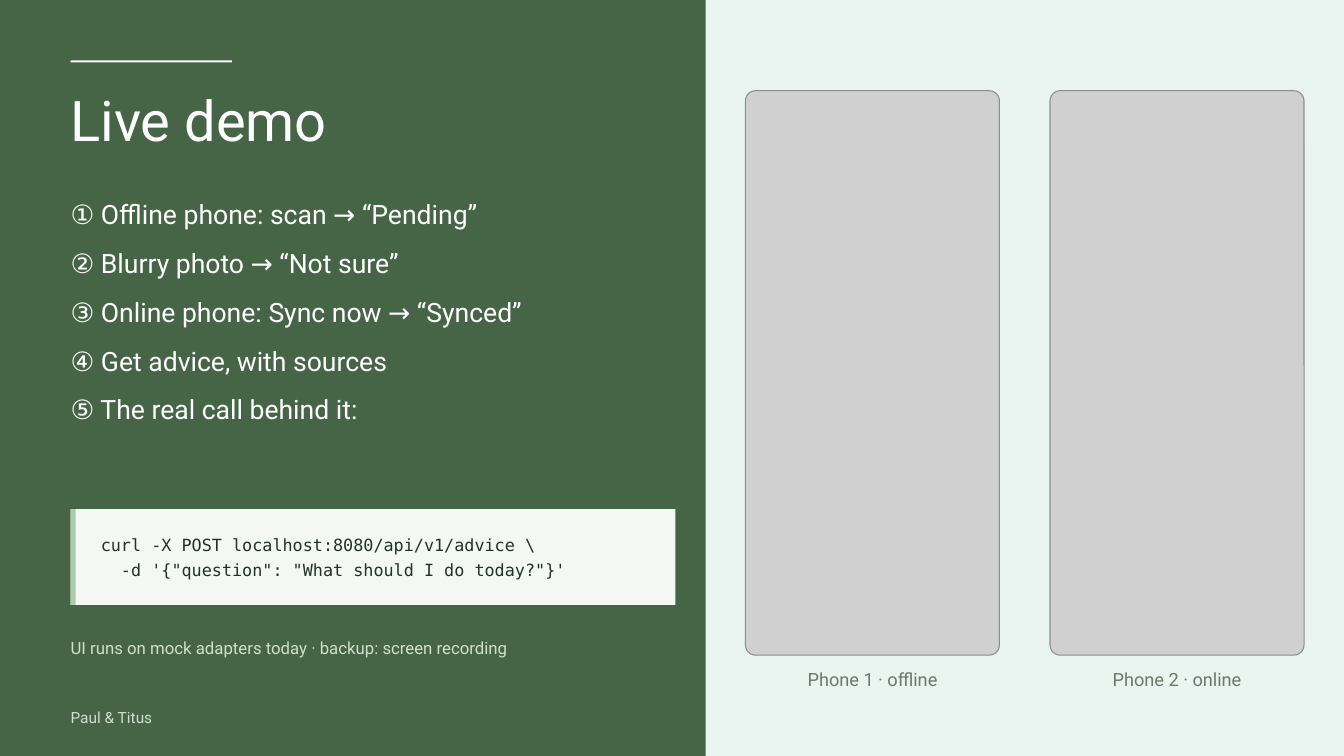
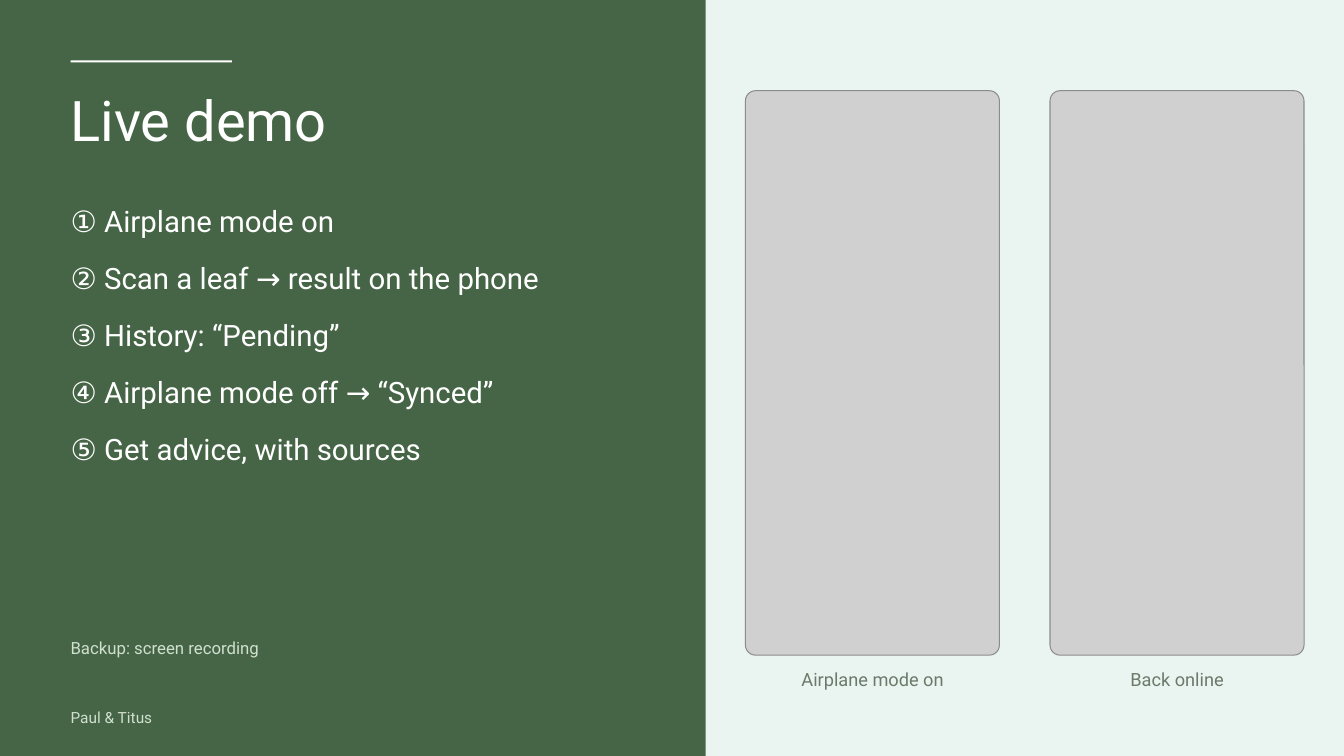
Before and after one commit to Paulmburu/ai-crop-disease-platform, a slide deck: slide 30 of docs/presentation/LeafCheck_FlutterconKE.pptx (slide 21 before the commit). Drawn at 1344x756 pixels with LibreOffice and Linux fonts; fonts in the diff are those of the drawing; grey boxes stand for pictures. Boxes give left, top, right and bottom in pixels: in the first picture for what was removed or moved away, otherwise in the second. Text is boxed around its words. In the diff, an @@ line names an element or a change of style, - is before the commit and + after.

```diff
--- a/docs/presentation/LeafCheck_FlutterconKE.pptx
+++ b/docs/presentation/LeafCheck_FlutterconKE.pptx
@@ text at (71, 210, 539, 464): text changed; size 19 to 21 pt @@
-① Offline phone: scan → “Pending”
-② Blurry photo → “Not sure”
-③ Online phone: Sync now → “Synced”
-④ Get advice, with sources
-⑤ The real call behind it:
+① Airplane mode on
+② Scan a leaf → result on the phone
+③ History: “Pending”
+④ Airplane mode off → “Synced”
+⑤ Get advice, with sources
@@ rectangle removed at (71, 509, 676, 605) @@
@@ rectangle removed at (71, 509, 76, 605) @@
@@ text removed at (101, 538, 566, 580) @@
-curl -X POST localhost:8080/api/v1/advice \
--d '{"question": "What should I do today?"}'
@@ text at (71, 641, 258, 658): text changed @@
-UI runs on mock adapters today · backup: screen recording
+Backup: screen recording
@@ text at (801, 672, 943, 690): text changed @@
-Phone 1 · offline
+Airplane mode on
@@ text at (1130, 672, 1224, 686): text changed @@
-Phone 2 · online
+Back online
```
Also in this commit, not shown: 17 other slides changed, 30 slides added, 7 slides removed, 12 other files.
